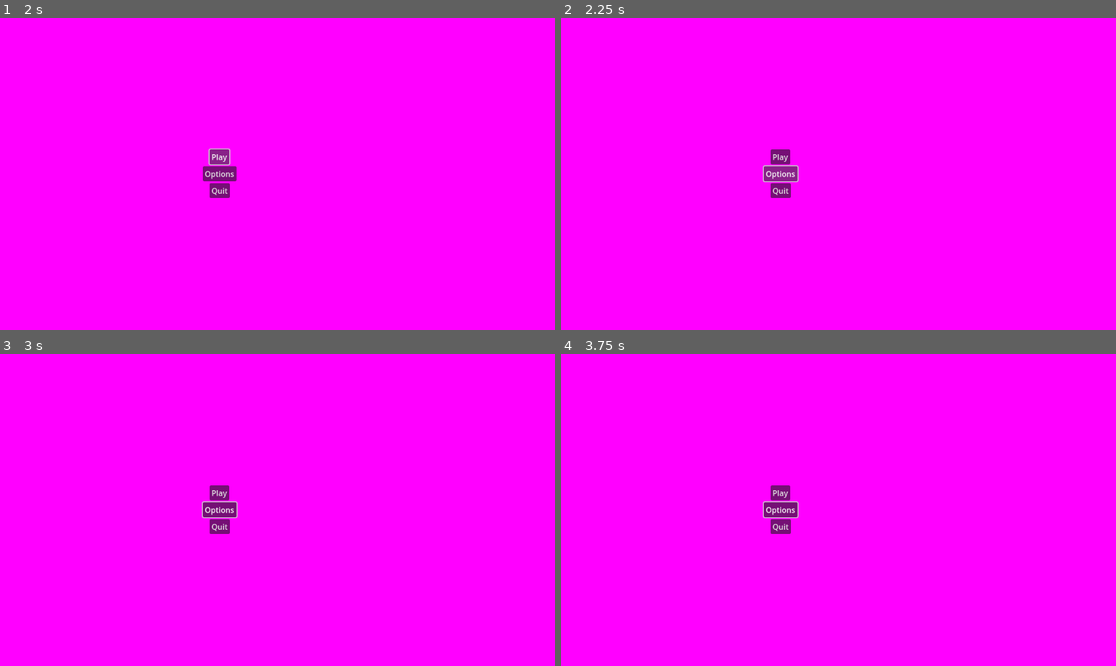
Above: before the commit, frames 1-4 (two rows, left to right).
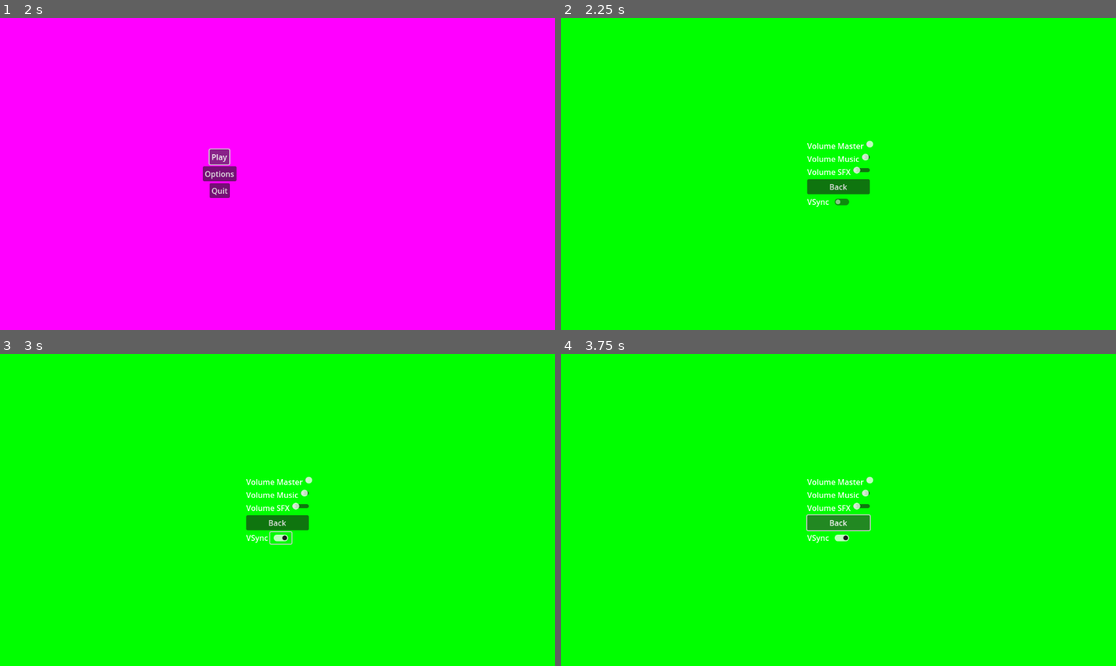
Above: after the commit, the same moments.

Repository: IES-Rafael-Alberti/GameOff2024RogueLab
Game: Godot game, scene res://scenes/menus/main_menu.tscn
The game is run twice, just before and just after one commit, with the same random seed, the same clock (stepped at 60 frames per second) and the same inputs. This scene is started directly instead of the project's main scene.
Inputs (mouse positions are in pixels of both pictures, inside the frame that each line leads up to):
- Up to frame 1 (2 s): click "Play" at 0.5 s; click "Play" at 1.25 s
- Up to frame 2 (2.25 s): click "Options" at 2 s
- Up to frame 3 (3 s): click (283, 538) at 2.77 s
- Up to frame 4 (3.75 s): click (838, 522) at 3.5 s, where only the run after the commit has a clickable "Back"

Frame 1 is identical in both runs. In frame 2, 100% of the frame differs, in the area x 0-100%, y 0-100%; in frame 3, 100%; in frame 4, 100%.
Error before the commit: Parse Error: Too few arguments for "get_node()" call. Expected at least 1 but received 0. (res://scripts/globals/CanvasManager.gd:61)

Commit message:
correccion de shaders

Diff:
--- a/scenes/menus/main_menu.tscn
+++ b/scenes/menus/main_menu.tscn
@@ -14,9 +14,12 @@
 script = ExtResource("2_au0p8")
 
 [node name="ColorRect" type="ColorRect" parent="."]
-layout_mode = 2
-offset_right = 1152.0
-offset_bottom = 648.0
+layout_mode = 1
+anchors_preset = 15
+anchor_right = 1.0
+anchor_bottom = 1.0
+grow_horizontal = 2
+grow_vertical = 2
 color = Color(1, 0, 1, 1)
 
 [node name="MarginContainer" type="MarginContainer" parent="."]
--- a/scenes/prueba_shaders.tscn
+++ b/scenes/prueba_shaders.tscn
@@ -1,6 +1,7 @@
-[gd_scene load_steps=15 format=3 uid="uid://bnpnpi2np76p8"]
+[gd_scene load_steps=16 format=3 uid="uid://bnpnpi2np76p8"]
 
 [ext_resource type="Shader" path="res://scripts/shaders/Grayscale .gdshader" id="1_lq7pq"]
+[ext_resource type="Script" path="res://scripts/prueba_shaders.gd" id="1_lv4km"]
 [ext_resource type="Texture2D" uid="uid://bo5oocg3ulo6y" path="res://icon.svg" id="2_y4n4r"]
 [ext_resource type="Shader" path="res://scripts/shaders/azulOscuro.gdshader" id="3_u2m1k"]
 [ext_resource type="Texture2D" uid="uid://6g3dlp4wlq3f" path="res://assets/sprites/knight.png" id="4_61adf"]
@@ -29,13 +30,19 @@
 shader = ExtResource("6_ojtsw")
 shader_parameter/blood_intensity = 0.5
 
+[sub_resource type="ShaderMaterial" id="ShaderMaterial_tpvnf"]
+shader = ExtResource("7_m4xk4")
+shader_parameter/noise_intensity = 0.1
+shader_parameter/paper_tint = Vector3(0.8, 0.75, 0.6)
+
 [sub_resource type="ShaderMaterial" id="ShaderMaterial_l76rn"]
 shader = ExtResource("7_hm5pf")
+shader_parameter/vignette_strength = 0.5
+shader_parameter/vignette_radius = 0.6
+shader_parameter/vignette_color = Vector3(0, 0, 0)
 
-[sub_resource type="ShaderMaterial" id="ShaderMaterial_tpvnf"]
-shader = ExtResource("7_m4xk4")
-
-[node name="prueba shaders" type="Node"]
+[node name="prueba shaders" type="Node2D"]
+script = ExtResource("1_lv4km")
 
 [node name="GodotIcon" type="Sprite2D" parent="."]
 position = Vector2(82, 85)
@@ -67,12 +74,19 @@
 position = Vector2(760, 87)
 texture = ExtResource("2_y4n4r")
 
-[node name="viñeta" type="Sprite2D" parent="."]
-material = SubResource("ShaderMaterial_l76rn")
-position = Vector2(1073, 96)
-texture = ExtResource("2_y4n4r")
-
 [node name="periodico" type="Sprite2D" parent="."]
 material = SubResource("ShaderMaterial_tpvnf")
 position = Vector2(908, 113)
 texture = ExtResource("2_y4n4r")
+
+[node name="viñeta" type="Sprite2D" parent="."]
+material = SubResource("ShaderMaterial_l76rn")
+position = Vector2(1054, 82)
+texture = ExtResource("2_y4n4r")
+
+[node name="Control" type="Control" parent="."]
+layout_mode = 3
+anchors_preset = 0
+offset_right = 40.0
+offset_bottom = 40.0
+scale = Vector2(25, 13.68)
--- a/scripts/globals/CanvasManager.gd
+++ b/scripts/globals/CanvasManager.gd
@@ -30,7 +30,7 @@
 	pass
 
 func _ready() -> void:
-	play_main_menu()
+	#play_main_menu()
 	pass
 
 func play_main_menu():
@@ -58,7 +58,7 @@
 func _process(delta: float) -> void:
 
 	if(glitch_tv_effect):
-		get_tree().current_scene.get_node()
+		#get_tree().current_scene.get_node()
 		pass
 
 	if(vignet_effect):
--- /dev/null
+++ b/scripts/prueba_shaders.gd
@@ -0,0 +1,20 @@
+extends Node2D
+
+@onready var viewport = get_viewport()
+
+func _ready():
+	# Crear un nuevo ColorRect que cubra toda la pantalla
+	var color_rect = ColorRect.new()
+	add_child(color_rect)  # Añadir el ColorRect como hijo de la escena
+
+	# Ajustar el tamaño del ColorRect para cubrir toda la pantalla
+
+	#color_rect.rect_size = viewport.size  # Usamos el tamaño del Viewport (pantalla)
+
+	# Cargar el shader de escala de grises
+	var shader = load("res://grayscale_shader.shader")  # Cambia la ruta al archivo de tu shader
+
+	# Crear un ShaderMaterial y asignarlo al ColorRect
+	var shader_material = ShaderMaterial.new()
+	shader_material.shader = shader
+	color_rect.material = shader_material
--- a/scripts/shaders/periodico.gdshader
+++ b/scripts/shaders/periodico.gdshader
@@ -1,7 +1,7 @@
 shader_type canvas_item;
 
 uniform float noise_intensity : hint_range(0.0, 1.0) = 0.1; // Intensidad del ruido
-uniform vec3 paper_tint : hint_color = vec3(0.8, 0.75, 0.6); // Color base del papel (tono sepia)
+uniform vec3 paper_tint = vec3(0.8, 0.75, 0.6); // Color base del papel (tono sepia)
 
 void fragment() {
     // Obtén las coordenadas UV
--- a/scripts/shaders/vinieta.gdshader
+++ b/scripts/shaders/vinieta.gdshader
@@ -2,10 +2,11 @@
 
 uniform float vignette_strength : hint_range(0.0, 1.0) = 0.5; // Fuerza del efecto de viñeta
 uniform float vignette_radius : hint_range(0.0, 1.0) = 0.6; // Radio de la viñeta (cuánto de la pantalla se ve afectada)
-uniform vec3 vignette_color : hint_color = vec3(0.0, 0.0, 0.0); // Color de la viñeta (puedes ajustarlo a negro o un tono más suave)
+uniform vec3 vignette_color = vec3(0.0, 0.0, 0.0); // Color de la viñeta (puedes ajustarlo a negro o un tono más suave)
 
 void fragment() {
-    vec2 uv = FRAGCOORD.xy / VIEWPORT_SIZE.xy; // Obtener las coordenadas de píxel normalizadas
+    // Obtener las coordenadas de píxel normalizadas
+    vec2 uv = FRAGCOORD.xy / SCREEN_PIXEL_SIZE.xy;
 
     // Calcular la distancia del centro
     float dist = distance(uv, vec2(0.5, 0.5)); // Distancia desde el centro de la pantalla (0.5, 0.5)
